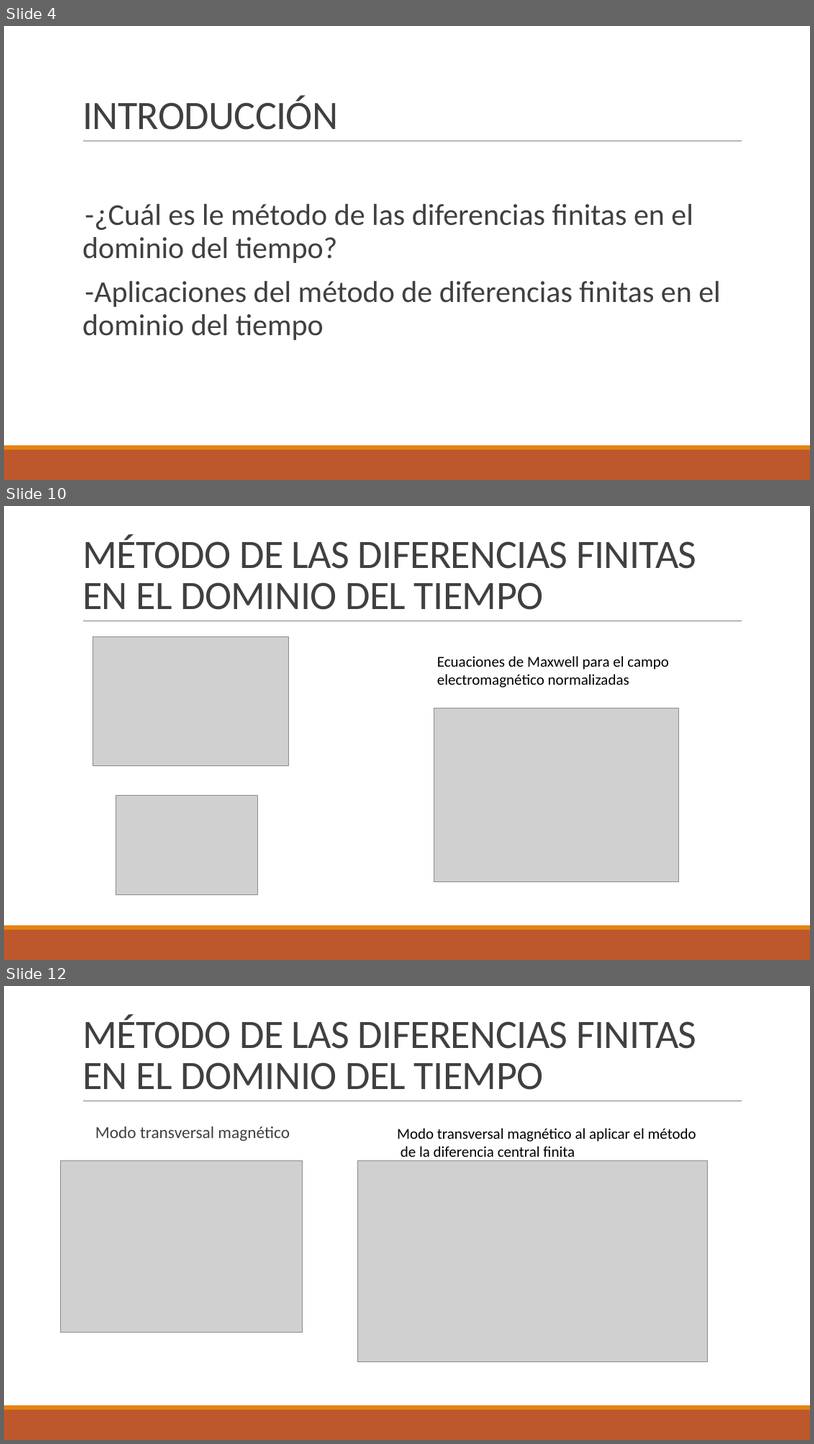
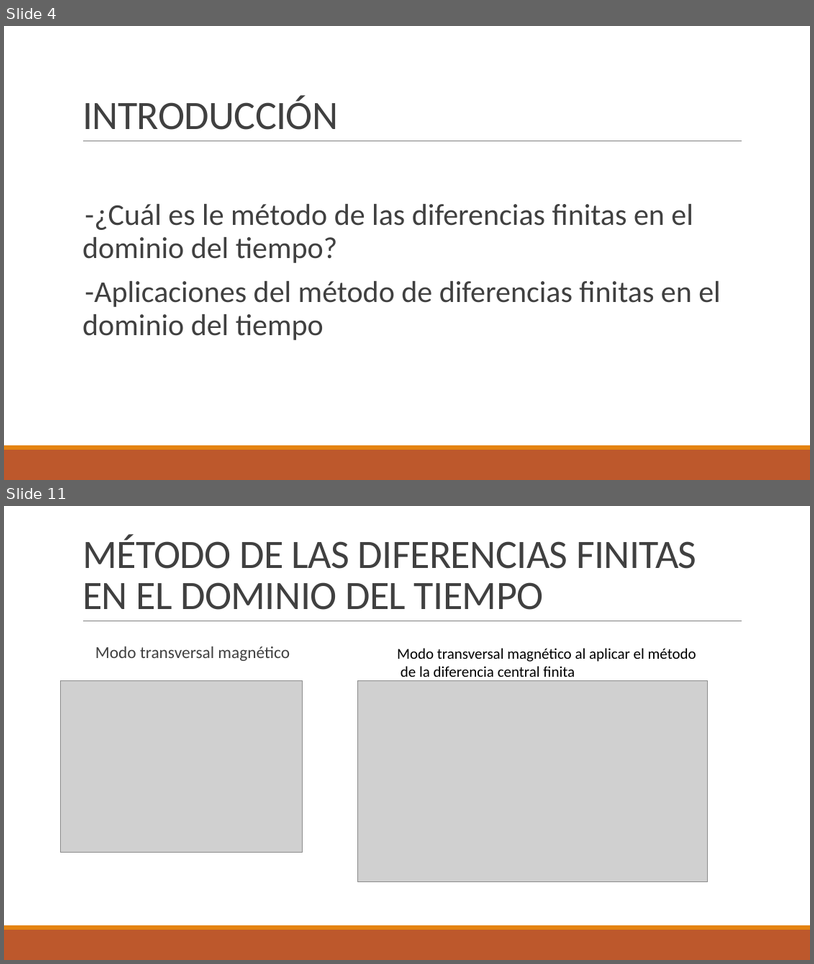
Before and after one commit to juanjo1213/TFG-FDTD, a slide deck: Diapositivas/FDTD.pptx. Shown one above the other, each under a label of ours: slides 4, 10 and 12 before the commit, slides 4 and 11 after it; the slides between them are not shown. The pictures are 814x1444 and 814x964 pixels, drawn with LibreOffice and Linux fonts; fonts in the diff are those of the drawing; grey boxes stand for pictures. Boxes give left, top, right and bottom in pixels: in the first picture for what was removed or moved away, otherwise in the second. Text is boxed around its words. In the diff, an @@ line names an element or a change of style, - is before the commit and + after.

```diff
--- a/Diapositivas/FDTD.pptx
+++ b/Diapositivas/FDTD.pptx
@@ slide 10 removed at bbox=[4, 506, 810, 960], background #FFFFFF; not listed: 3 template elements that a slide beside it also shows @@
@@ title removed at bbox=[82, 535, 697, 610] @@
-MÉTODO DE LAS DIFERENCIAS FINITAS EN EL DOMINIO DEL TIEMPO
@@ picture removed at bbox=[93, 636, 289, 765] @@
@@ text removed at bbox=[437, 656, 669, 687] @@
-Ecuaciones de Maxwell para el campo
-electromagnético normalizadas
@@ picture removed at bbox=[434, 708, 679, 882] @@
@@ picture removed at bbox=[116, 795, 257, 895] @@
@@ what was slide 12 is now slide 11 @@
```
Also in this commit, not shown: 8 slides changed, 2 slides added, 2 other slides removed, 6 other files.
